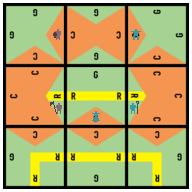
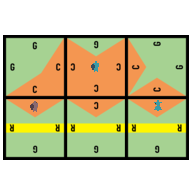
Two versions of the same layered image (192x192). Layer-by-layer changes:
added group "011" with 4 layers above "010" over (5, 35, 187, 160)
added layer "Paladin #2" in group "011" over (30, 101, 38, 112)
added layer "Copie de Lady #1" in group "011" over (154, 100, 162, 111)
added layer "Copie de Paladin" in group "011" over (91, 61, 99, 72)
added layer "rfffrfcfr.png #3" in group "011" over (5, 35, 187, 160)
hid group "010" (6 layers) over (3, 3, 189, 189)
hid group "009" (5 layers) over (3, 3, 189, 189)
hid group "008" (4 layers) over (3, 3, 189, 189)
hid group "007" (3 layers) over (3, 3, 189, 189)
hid group "006" (2 layers) over (3, 3, 189, 189)
hid group "005" (6 layers) over (3, 3, 189, 189)
hid group "004" (5 layers) over (3, 3, 189, 189)
hid group "003" (4 layers) over (3, 3, 189, 189)
hid group "002" (3 layers) over (3, 3, 189, 189)
hid group "001" (2 layers) over (3, 3, 189, 189)
